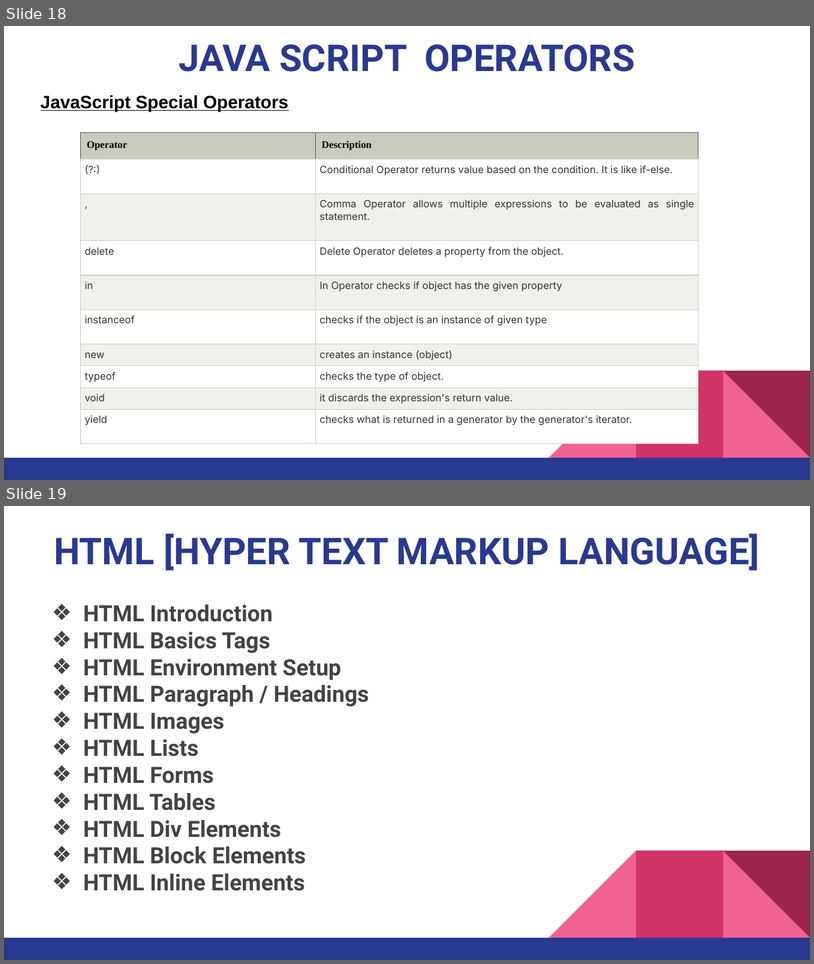
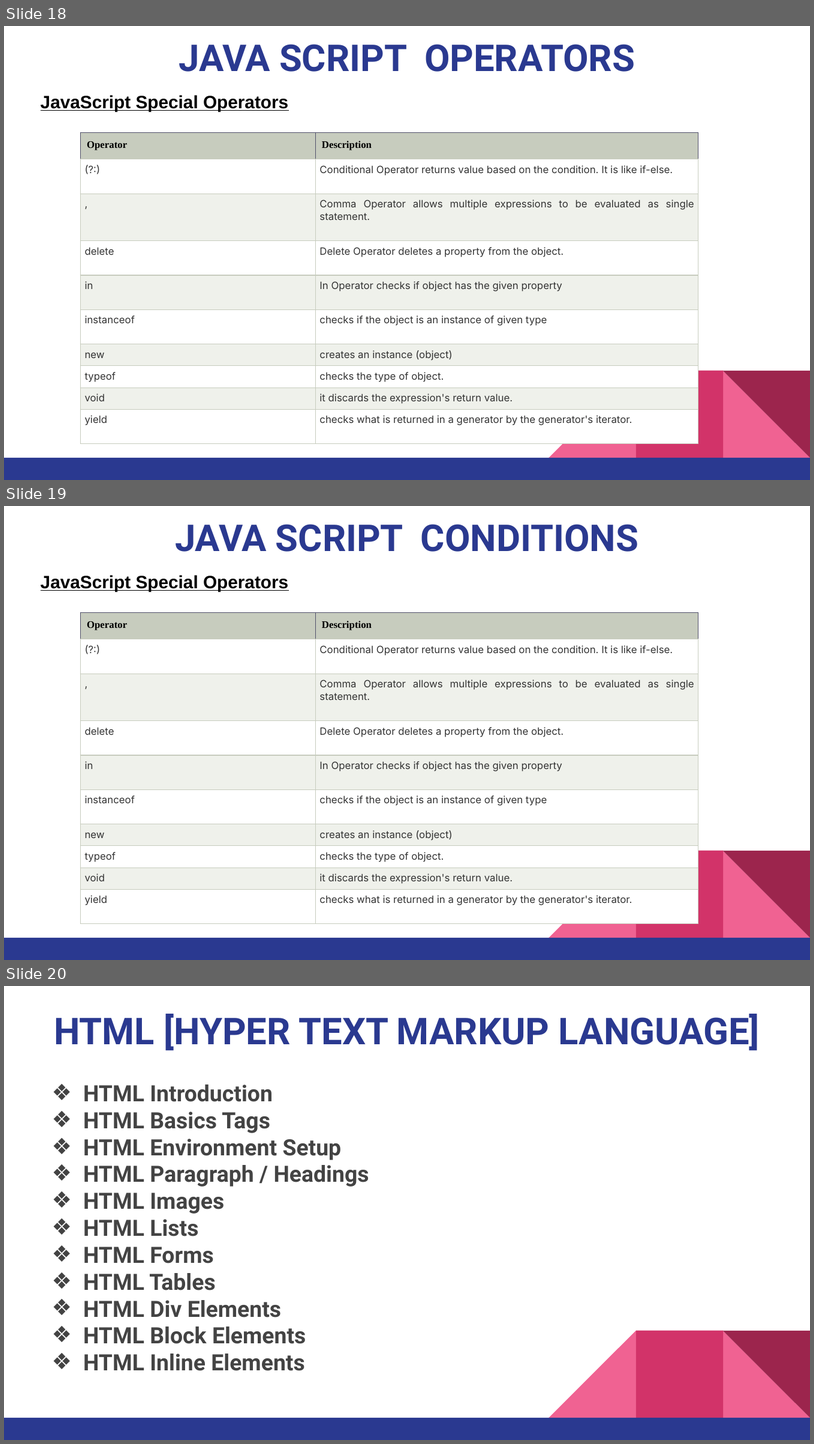
Before and after one commit to pnytrainingrepo/Webdevelopment, a slide deck: JavaScript.pptx. Shown one above the other, each under a label of ours: slides 18 and 19 before the commit, slides 18, 19 and 20 after it. The pictures are 814x964 and 814x1444 pixels, drawn with LibreOffice and Linux fonts; fonts in the diff are those of the drawing. Boxes give left, top, right and bottom in pixels: in the first picture for what was removed or moved away, otherwise in the second. Text is boxed around its words. In the diff, an @@ line names an element or a change of style, - is before the commit and + after.

```diff
--- a/JavaScript.pptx
+++ b/JavaScript.pptx
@@ slide 19 added at (x1=4, y1=506, x2=810, y2=960), background #FFFFFF; not listed: 5 template elements that a slide beside it also shows @@
@@ title added at (x1=175, y1=524, x2=639, y2=552), 33 pt, text #2A3990, bold @@
+JAVA SCRIPT CONDITIONS
@@ text added at (x1=41, y1=575, x2=288, y2=591), 16 pt, text #000000, bold, underline @@
+JavaScript Special Operators
@@ table added at (x1=81, y1=612, x2=699, y2=923), 10 rows, 2 columns @@
+Operator | Description
+(?:) | Conditional Operator returns value based on the condition. It is like if-else.
+, | Comma Operator allows multiple expressions to be evaluated as single statement.
+delete | Delete Operator deletes a property from the object.
+in | In Operator checks if object has the given property
+instanceof | checks if the object is an instance of given type
+new | creates an instance (object)
+typeof | checks the type of object.
+void | it discards the expression's return value.
+yield | checks what is returned in a generator by the generator's iterator.
@@ what was slide 19 is now slide 20 @@
```
Also in this commit, not shown: 2 other files.
